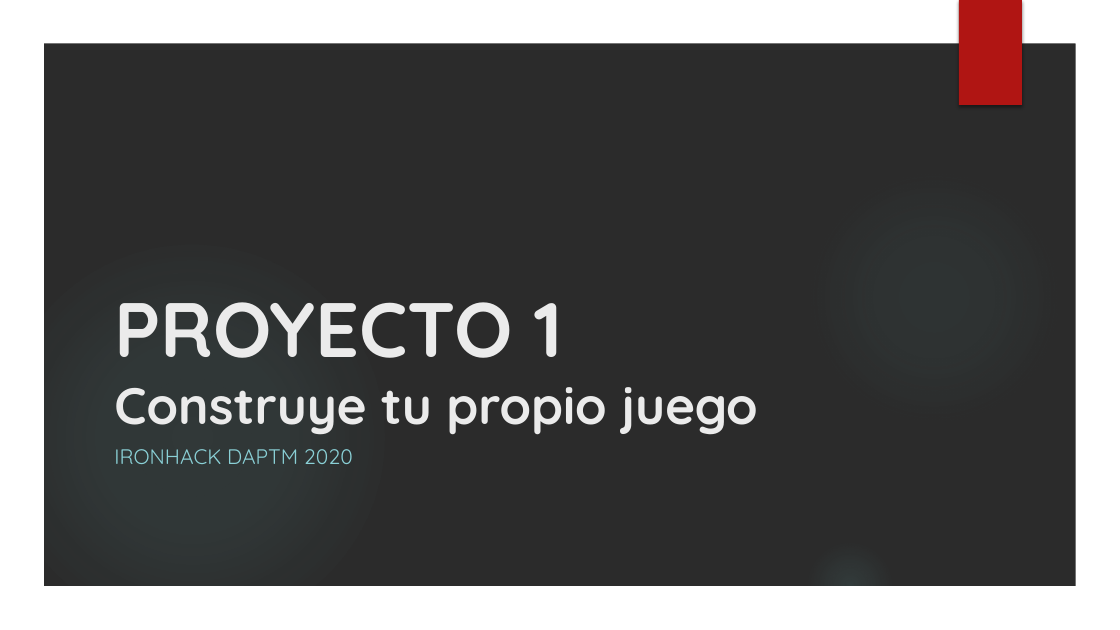
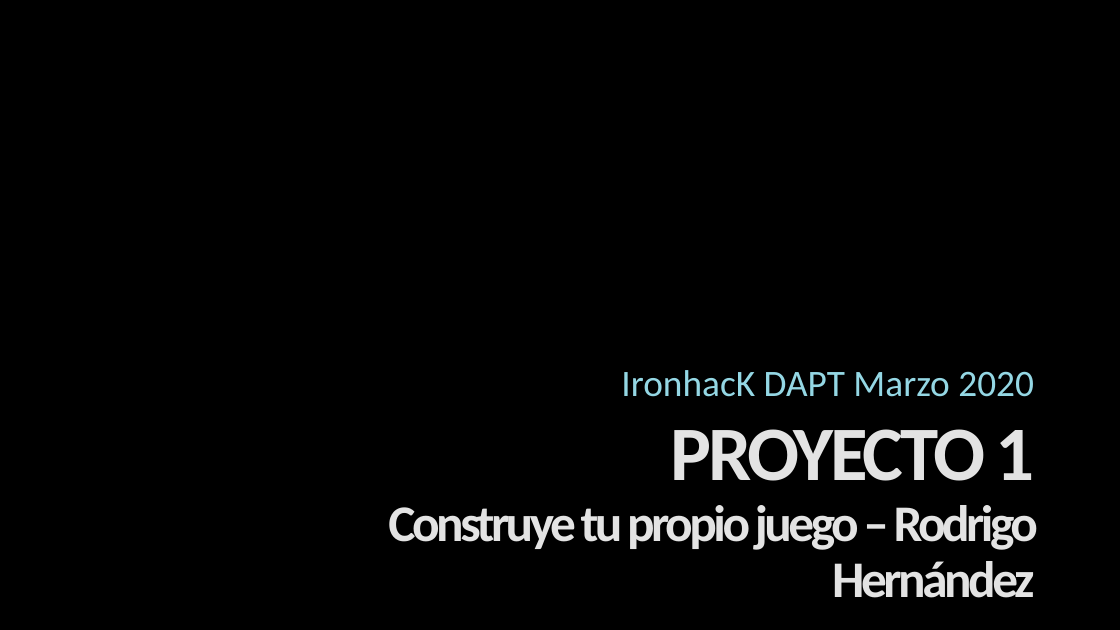
Before and after one commit to ta-data-mexpt/project-build-your-own-game, a slide deck: slide 1 of your-project/Proyecto 1 - Juego.pptx. Drawn at 1120x630 pixels with LibreOffice and Linux fonts; fonts in the diff are those of the drawing; background and template pictures are left out; a plain dark background stands for a picture behind light text. Boxes give left, top, right and bottom in pixels: in the first picture for what was removed or moved away, otherwise in the second. Text is boxed around its words. In the diff, an @@ line names an element or a change of style, - is before the commit and + after.

```diff
--- a/your-project/Proyecto 1 - Juego.pptx
+++ b/your-project/Proyecto 1 - Juego.pptx
@@ group removed at (0, 0, 1120, 630): 3 ellipses, 1 freeform shape @@
@@ rectangle removed at (959, 0, 1022, 105) @@
@@ subtitle "IronhacK DAPT Marzo 2020" at (621, 370, 1034, 397): vertical alignment top to bottom @@
@@ subtitle at (621, 370, 1034, 397): text changed; size 18 to 32 pt; font Quicksand to Calibri; text colour #8AD0D6 to gradient #9FDBE7 to #94D7E4 to #BFE7EF to #FFFFFF @@
-IRONHACK DAPTM 2020
+IronhacK DAPT Marzo 2020
@@ title "PROYECTO 1 Construye tu propio ..." at (388, 429, 1038, 598): vertical alignment bottom to top @@
@@ title at (388, 429, 1038, 598): text changed; font Quicksand to Calibri; text colour #EBEBEB to gradient #969696 to #E3E3E3 to #FFFFFF @@
-PROYECTO 1
-Construye tu propio juego
+PROYECTO 1
+Construye tu propio juego – Rodrigo Hernández
```
Also in this commit, not shown: 1 other slide changed, 3 slides added, 2 slides removed, 9 other files.
